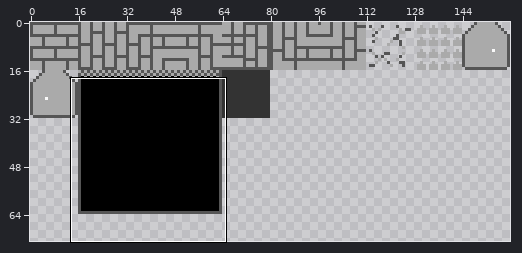
One commit to this sprite sheet: Assets/Tilesheet/SpireShit.png. Above, an overview of the earlier version with the close-up marked.
Close-up. Before the edit:
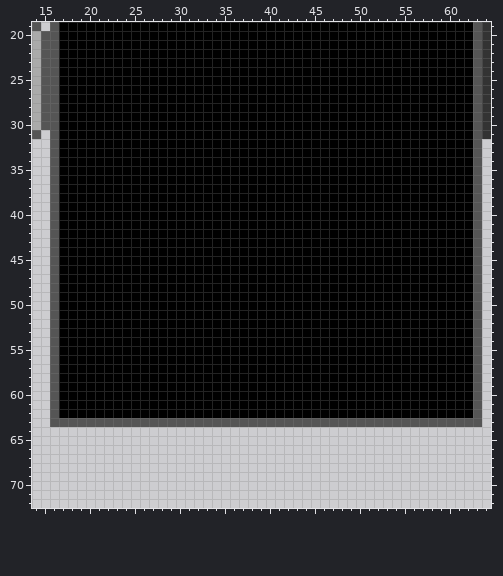
The file is 160x160 pixels. Shown: x 14..64, y 19..72. The wide view leaves out empty margins.
After the commit:
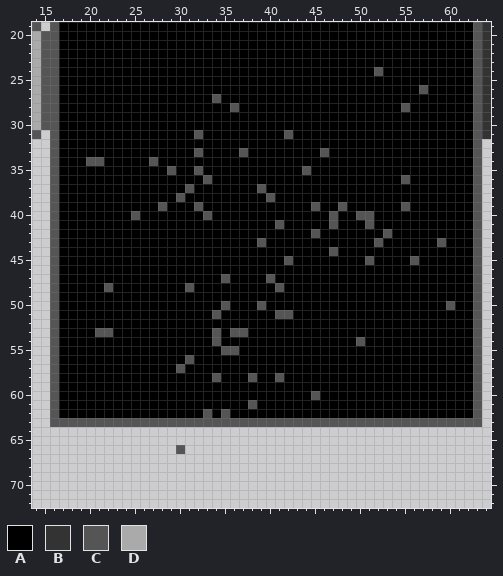
Palette (. is transparent): A #000000  B #333333  C #555555  D #aaaaaa
The author wrote: added random dots for the holey floor
Diff:
Colour C is added in row 66 at x 30.
Colour C replaces colour A in row 24 at x 52; in row 26 at x 57; in row 27 at x 34; in row 28 at x 36 and 55; in row 31 at x 32 and 42; in row 33 at x 32, 37 and 46.
Colour C replaces colour A in row 34 at x 20 to 21 and 27; in row 35 at x 29, 32 and 44; in row 36 at x 33 and 55; in row 37 at x 31 and 39; in row 38 at x 30 and 40; in row 39 at x 28, 32, 45, 48 and 55.
Colour C replaces colour A in row 40 at x 25, 33, 47 and 50 to 51; in row 41 at x 41, 47 and 51; in row 42 at x 45 and 53; in row 43 at x 39, 52 and 59; in row 44 at x 47; in row 45 at x 42, 51 and 56.
Colour C replaces colour A in row 47 at x 35 and 40; in row 48 at x 22, 31 and 41; in row 50 at x 35, 39 and 60; in row 51 at x 34 and 41 to 42; in row 53 at x 21 to 22, 34 and 36 to 37; in row 54 at x 34 and 50.
Colour C replaces colour A in row 55 at x 35 to 36; in row 56 at x 31; in row 57 at x 30; in row 58 at x 34, 38 and 41; in row 60 at x 45; in row 61 at x 38.
Colour C replaces colour A in row 62 at x 33 and 35.
